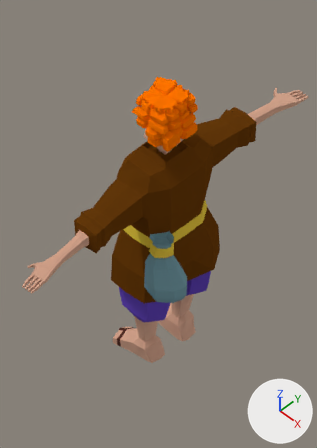
An edit to the Blender file creatures/lydell.blend, drawn before and after from the same camera.
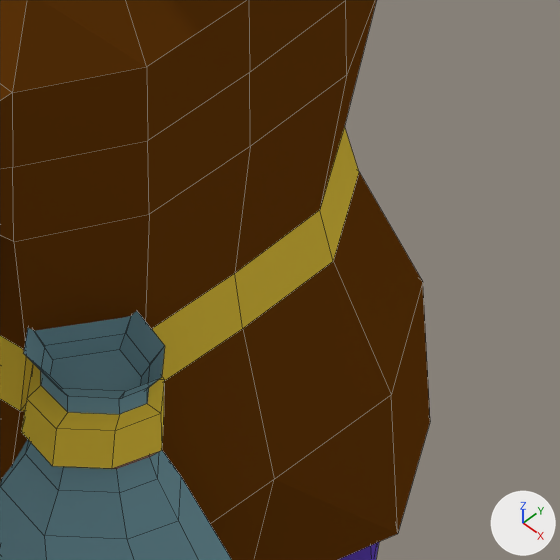
There are two pictures of each version: one from the file's camera 'Camera', one close up on the part from 46% to 76% of the width and 40% to 61% of the height. Every picture has the same lights, and +X, +Y and +Z are marked at lower right. The close-ups show mesh edges as thin lines.
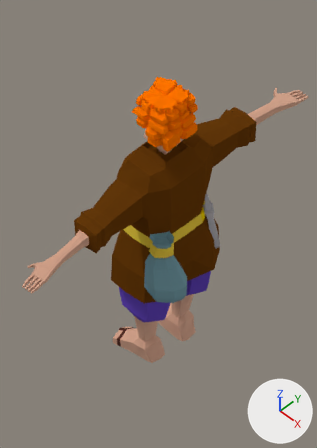
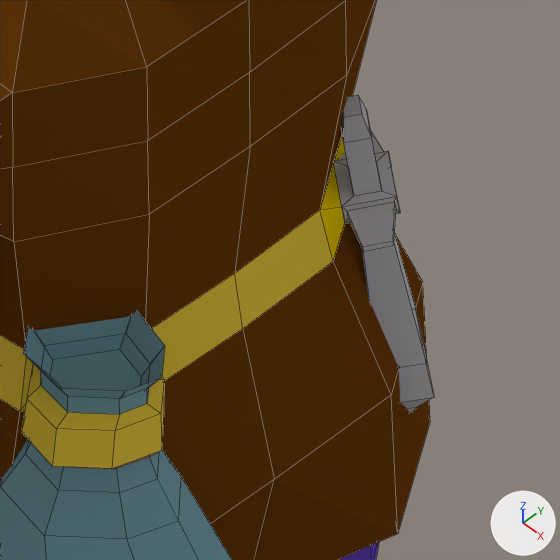
What differs and where, as boxes (x1, y1, x2, y2) in the close-ups (560 x 560 px):
'Cube', reshaped
    before: (0, 0, 430, 560)
    after: (0, 0, 434, 560)
part 1 of me_cube, built on
    before: (320, 126, 359, 260)
    after: (320, 95, 434, 413)

What the commit changed:
me_cube is used by ob_cube; location (-0.533, 0.675, -0.144); scale (0.491, 0.944, 1.21).
me_cube had 1246 vertices, 1197 faces and spanned x -1.36..2.11, y -3.39..3.39, z -3.06..1.73.
me_cube now has 1324 vertices, 1275 faces and spans x -1.36..2.11, y -3.39..3.39, z -3.06..1.73.
Part 1, on me_cube:
1 face is deleted.
60 vertices are added at x 0.48..1.34, y 0.4..0.82, z -1.33..-0.31.
61 new faces join them.
